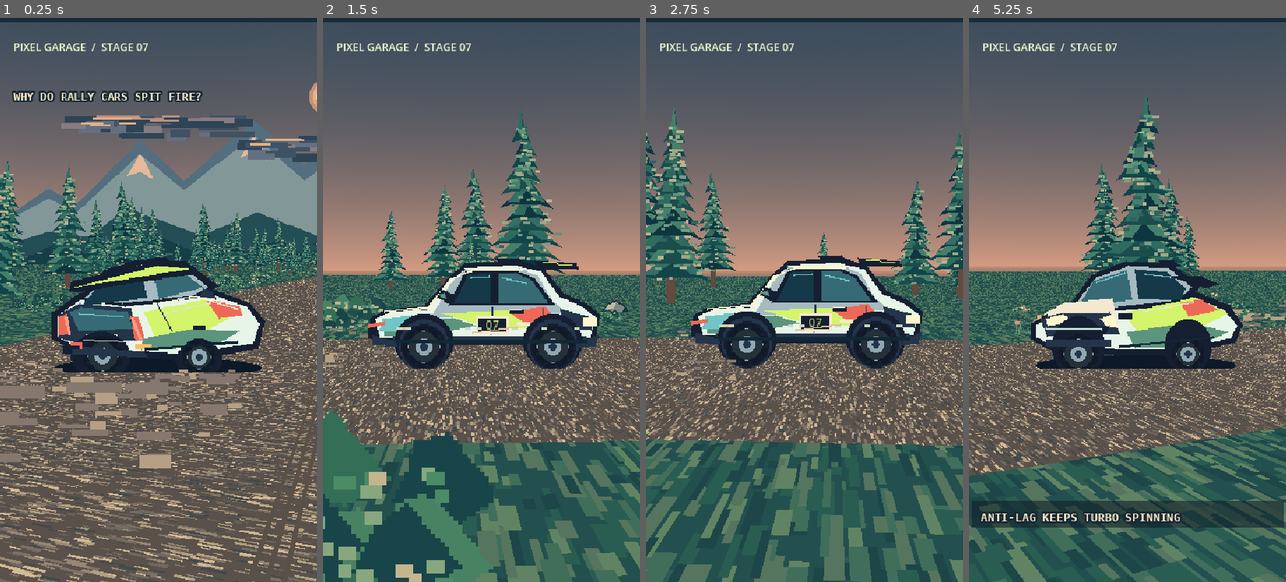
Above: before the commit, frames 1-4 (left to right).
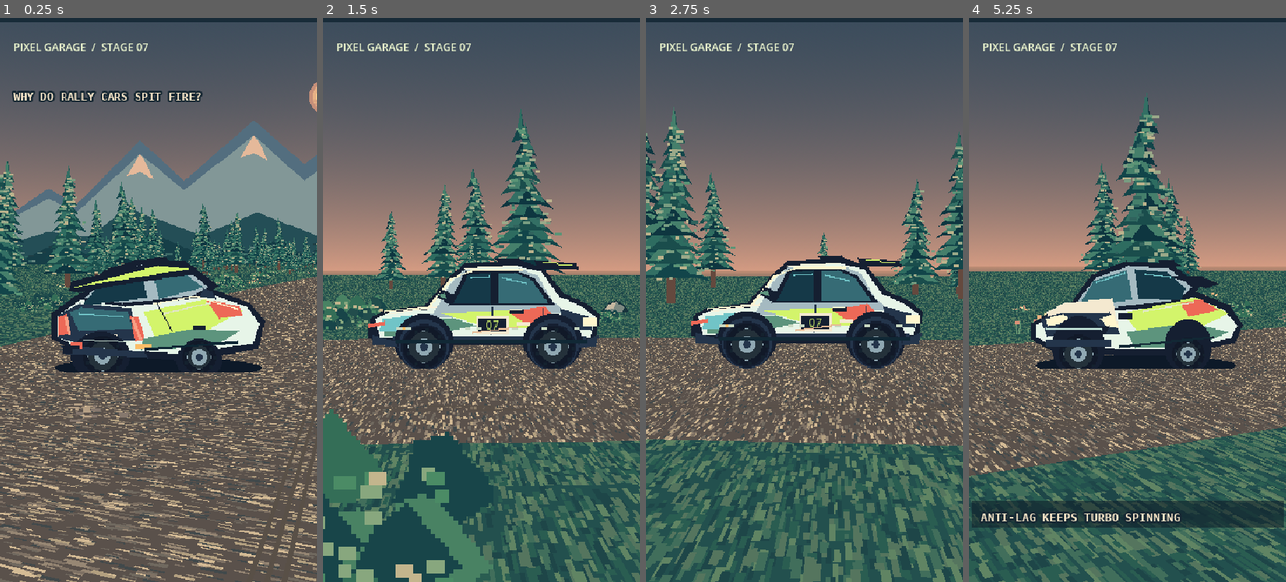
Above: after the commit, the same moments.

Repository: YunRah2103/Pixel-videos
Game: Godot game, scene res://Main.tscn
Same seed, same stepped clock (60 frames per second), same inputs: the game is played once before the commit and once after it.
Inputs:
- Up to frame 1 (0.25 s): no input
- Up to frame 2 (1.5 s): no input
- Up to frame 3 (2.75 s): no input
- Up to frame 4 (5.25 s): no input

The runs differ from the first frame. In frame 1, 7.0% of the frame differs, in the area x 0-100%, y 17-80%; in frame 2, 9.1%; in frame 3, 14%, in the area x 0-100%, y 45-100%; in frame 4, 12%.

Commit message:
fix: eliminate glitchy cloud strips and giant dust blocks; refine readable small-scale terrain

Diff:
--- a/experiments/pixel-garage-godot-25d/godot/Main.gd
+++ b/experiments/pixel-garage-godot-25d/godot/Main.gd
@@ -81,6 +81,7 @@
     clouds = _sprite("clouds", 0.25, Vector3(-4, 54, -245), self)
     clouds.scale = Vector3(1.8, 1.2, 1)
     clouds.render_priority = 0
+    clouds.visible = false # Reject glitch-like cloud strip artwork; keep natural sky
     sun = _sprite("sun", 0.10, Vector3(-34, 56, -300), self)
     sun.scale = Vector3(1.4, 1.4, 1)
     sun.render_priority = 0
@@ -91,7 +92,7 @@
     var m_ground := StandardMaterial3D.new()
     m_ground.shading_mode = BaseMaterial3D.SHADING_MODE_UNSHADED
     m_ground.albedo_texture = _tex("ground")
-    m_ground.uv1_scale = Vector3(24, 100, 1)
+    m_ground.uv1_scale = Vector3(65, 210, 1)
     m_ground.texture_filter = BaseMaterial3D.TEXTURE_FILTER_NEAREST
     m_ground.cull_mode = BaseMaterial3D.CULL_DISABLED
     var ground := MeshInstance3D.new()
@@ -164,7 +165,7 @@
     exhaust.render_priority = 4
 
 func _create_dust() -> void:
-    for i in range(8):
+    for i in range(4):
         var puff := _sprite("dust_%d" % (i%4), .019, Vector3(), self)
         puff.render_priority = 2
         dust.append(puff)
@@ -282,8 +283,8 @@
         var puff:=dust[i]
         var age:=fmod(t*.85+float(i)/float(dust.size()),1.0)
         puff.position=Vector3(cx+(-1.5 if i%2==0 else 1.45)+sin(t*2.0+i)*.18,.22+age*.66,z_car+1.2+age*6.1)
-        puff.scale=Vector3(.45+age*.88,.38+age*.72,1)
-        puff.transparency=.22+age*.73
+        puff.scale=Vector3(.15+age*.20,.13+age*.17,1)
+        puff.transparency=.63+age*.36
     ridge.position=Vector3(cx*.12,43,z_car-320)
     clouds.position=Vector3(-23+sin(t*.22)*3.0,54,z_car-245)
     sun.position=Vector3(-28,73,z_car-260)
